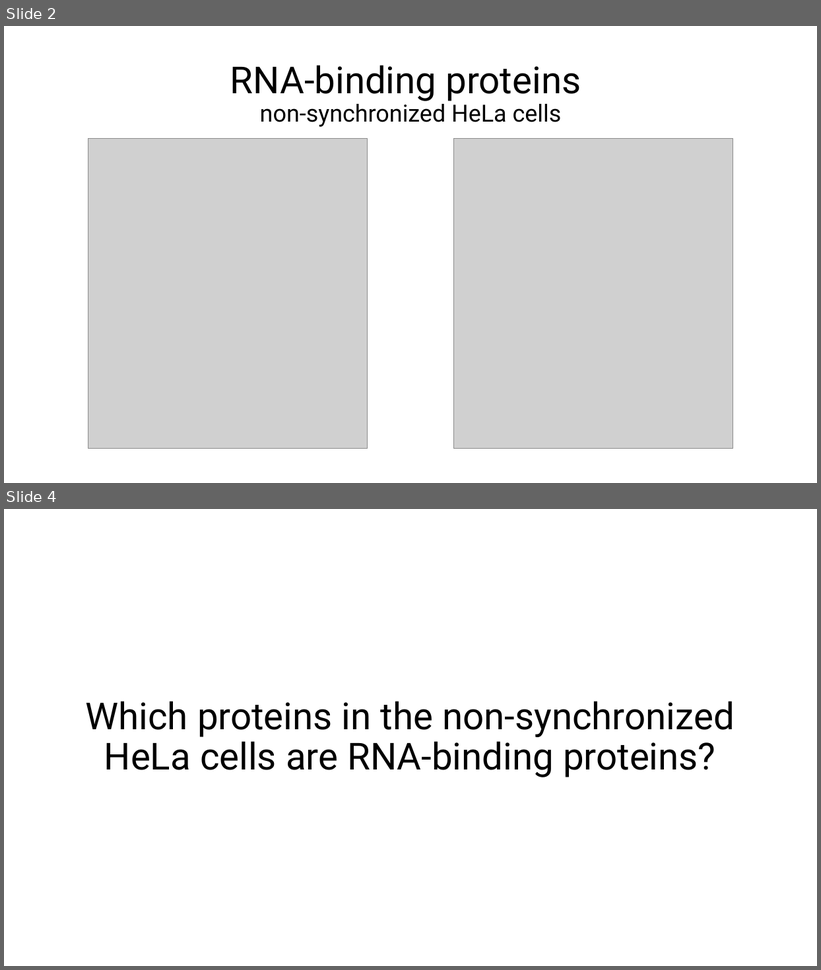
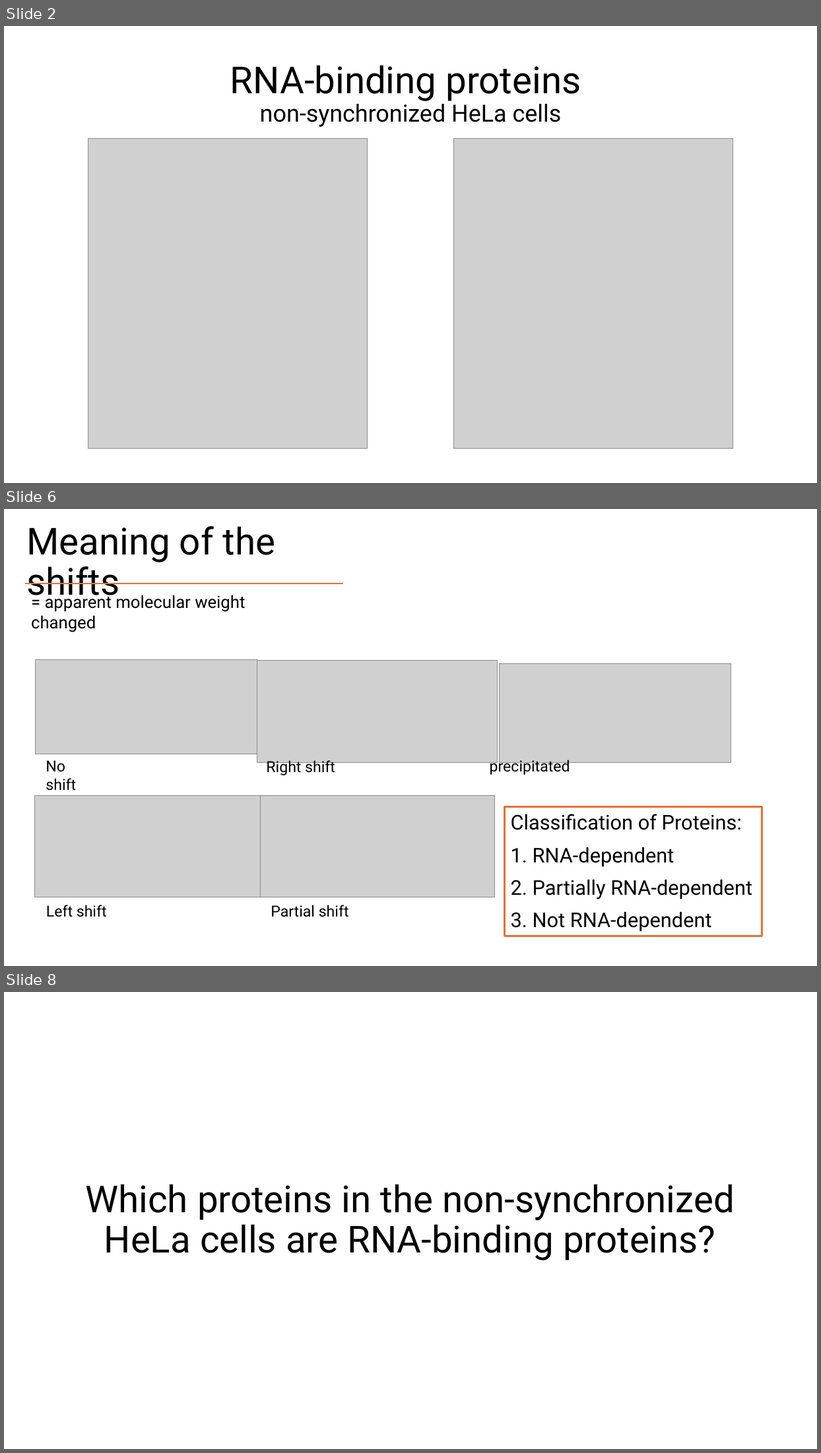
Before and after one commit to MichelaPozzi/2025-topic-03-group-01, a slide deck: Project Proposal Ben.pptx. Shown one above the other, each under a label of ours: slides 2 and 4 before the commit, slides 2, 6 and 8 after it; the slides between them are not shown. The pictures are 821x970 and 821x1453 pixels, drawn with LibreOffice and Linux fonts; fonts in the diff are those of the drawing; grey boxes stand for pictures. Boxes give left, top, right and bottom in pixels: in the first picture for what was removed or moved away, otherwise in the second. Text is boxed around its words. In the diff, an @@ line names an element or a change of style, - is before the commit and + after.

```diff
--- a/Project Proposal Ben.pptx
+++ b/Project Proposal Ben.pptx
@@ slide 6 added at (4, 509, 817, 966), background #FFFFFF @@
@@ title added at (26, 526, 275, 603), 44 pt, text #000000 @@
+Meaning of the shifts
@@ line added from (25, 584) to (344, 584), #E97132 1.5 pt @@
@@ text added at (31, 593, 245, 632), 20 pt, text #000000 @@
+= apparent molecular weight changed
@@ picture added at (35, 659, 257, 755) @@
@@ picture added at (257, 660, 498, 762) @@
@@ picture added at (499, 663, 732, 762) @@
@@ text added at (46, 760, 76, 791), 18 pt, text #000000 @@
+No shift
@@ text added at (266, 760, 335, 776), 18 pt, text #000000 @@
+Right shift
@@ text added at (490, 758, 570, 775), 18 pt, text #000000 @@
+precipitated
@@ picture added at (34, 795, 273, 898) @@
@@ picture added at (260, 795, 494, 898) @@
@@ rectangle added at (505, 807, 762, 937), outline #E97132 2.25 pt, 24 pt, text #000000 @@
+Classification of Proteins:
+1. RNA-dependent
+2. Partially RNA-dependent
+3. Not RNA-dependent
@@ text added at (46, 905, 107, 918), 18 pt, text #000000 @@
+Left shift
@@ text added at (271, 905, 349, 918), 18 pt, text #000000 @@
+Partial shift
@@ what was slide 4 is now slide 8 @@
```
Also in this commit, not shown: 3 other slides added.
